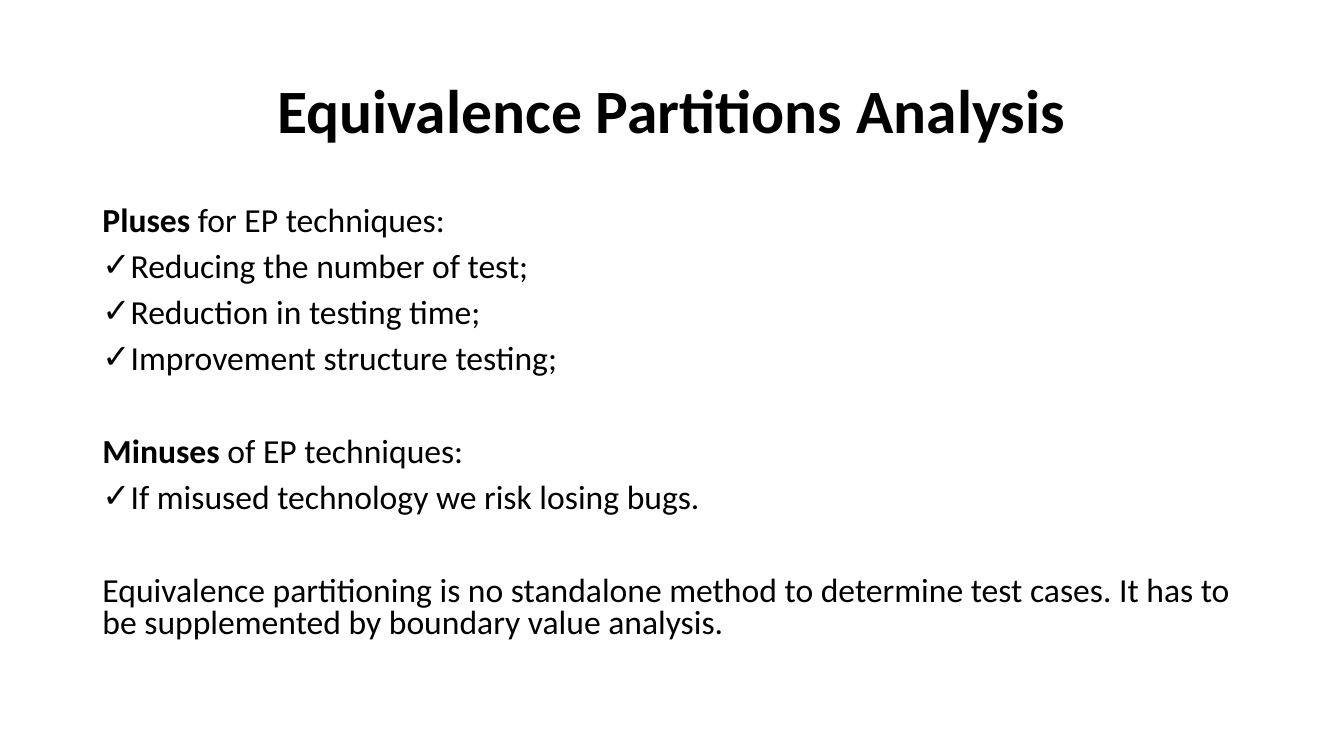
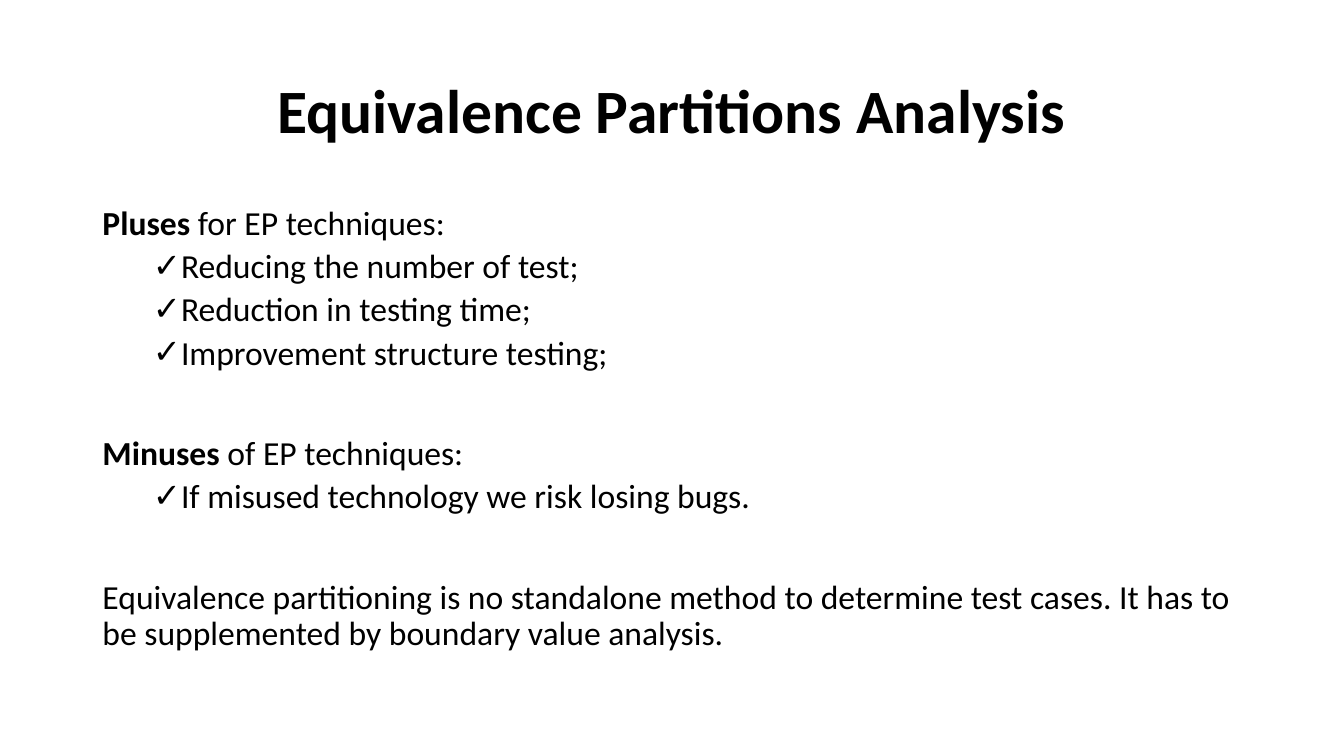
Before and after one commit to nashurgessa/Software-Testing-batch-2022-23, a slide deck: slide 16 of slides/L8 Equivalence Partitioning .pptx. Drawn at 1344x756 pixels with LibreOffice and Linux fonts; fonts in the diff are those of the drawing. Boxes give left, top, right and bottom in pixels: in the first picture for what was removed or moved away, otherwise in the second. Text is boxed around its words. In the diff, an @@ line names an element or a change of style, - is before the commit and + after.

```diff
--- a/slides/L8 Equivalence Partitioning .pptx
+++ b/slides/L8 Equivalence Partitioning .pptx
@@ text "Pluses for EP techniques:" at box(102, 211, 1230, 651): line spacing 0.8 to 0.9; list level 1 to 2 in "Reducing the number of test;"; list level 1 to 2 in "Reduction in testing time;"; list level 1 to 2 in "Improvement structure testing;"; list level 1 to 2 in "If misused technology we risk ..." @@
```
Also in this commit, not shown: 10 other files.
